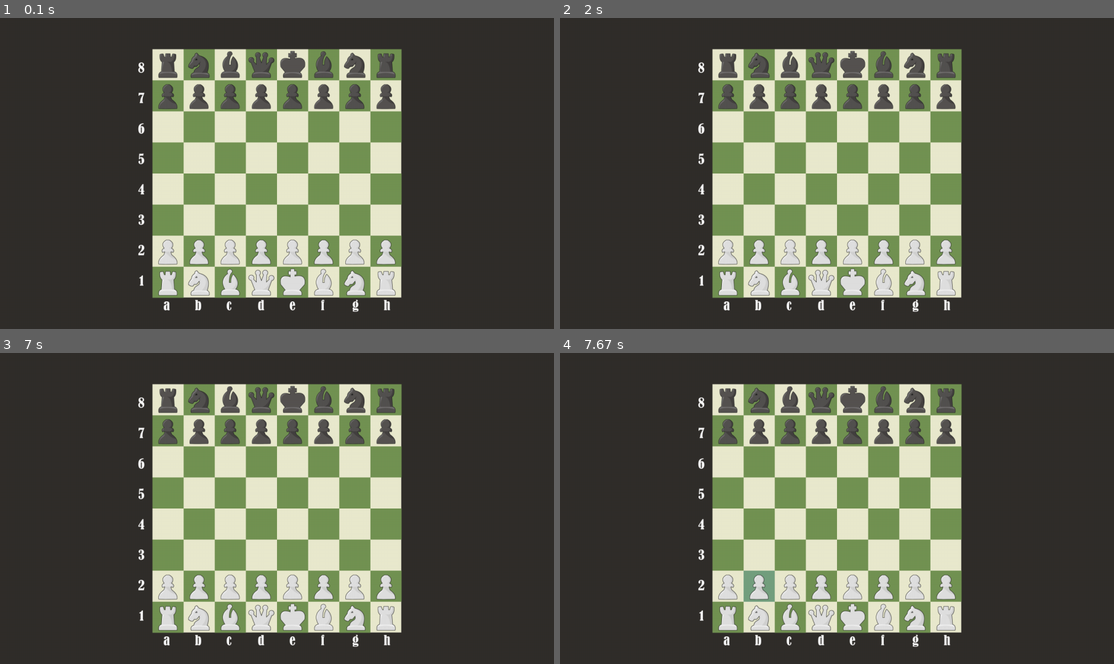
Above: before the commit, frames 1-4 (two rows, left to right).
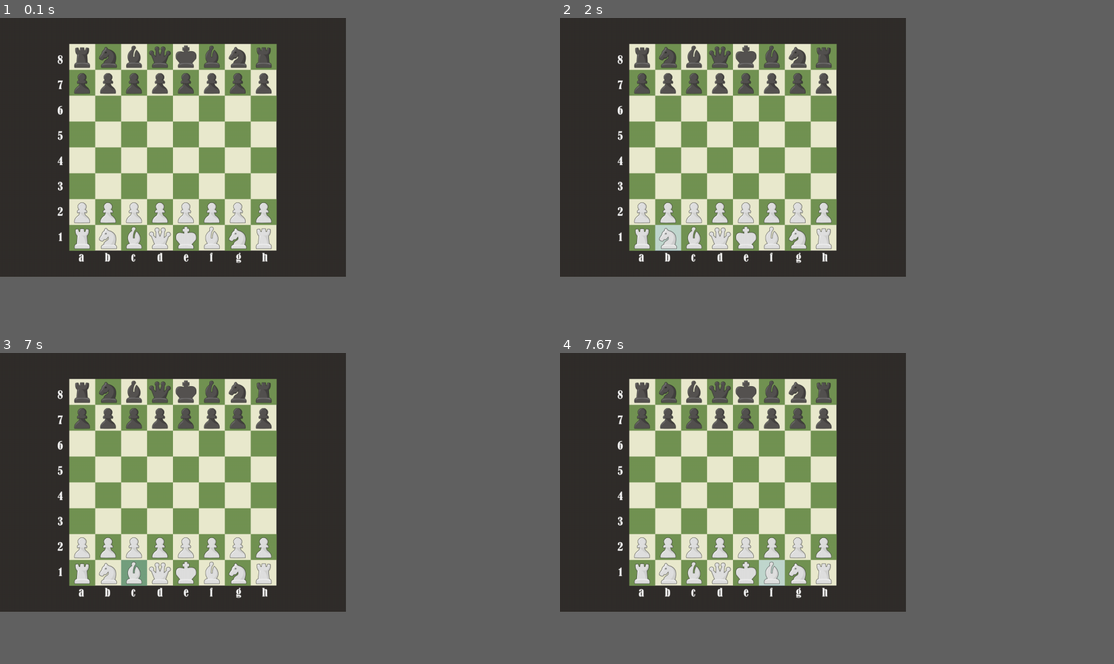
Above: after the commit, the same moments.

Repository: JohnPullmann/ChessPygame
Game: pygame game, started from game.py
Same seed, same stepped clock (60 frames per second), same inputs: the game is played once before the commit and once after it.
Inputs (mouse positions are in pixels of both pictures, inside the frame that each line leads up to):
- Up to frame 1 (0.1 s): no input
- Up to frame 2 (2 s): press the mouse at (731, 148) at 0.37 s; move the mouse to (681, 126) at 0.47 s; release the mouse at (626, 108) at 0.6 s; click (676, 245) at 1.72 s
- Up to frame 3 (7 s): click (188, 405) at 2.05 s; click (204, 536) at 2.38 s; press the mouse at (204, 536) at 2.7 s; move the mouse to (254, 536) at 2.8 s; release the mouse at (299, 533) at 2.93 s; click (149, 424) at 3.05 s; click (127, 580) at 6.88 s
- Up to frame 4 (7.67 s): click (837, 555) at 7.22 s; click (770, 580) at 7.55 s
The window is 900x506 before the commit and 562x421 after it. Grey fills any space a smaller window leaves; there, only what the larger window draws over its background counts as a difference.

The runs differ from the first frame. In frame 1, 41% of the frame differs, in the area x 10-73%, y 8-95%; in frame 2, 41%; in frame 3, 41%; in frame 4, 42%.

Commit message:
Add en passant move - pawn

Diff:
--- a/board.py
+++ b/board.py
@@ -163,20 +163,37 @@
         self.rec.update(*self.coords, self.size, self.size)
 
     def move(self, dest_board_pos, game_board: Board) -> bool:
+        color_col_mult = 1
+        if self.color == "white":
+            color_col_mult = -1
+
         if Board.player_on_turn.color != self.color:
             print(f"You tried to move piece of different color, \nYour color: {Board.player_on_turn.color}, Piece color: {self.color}")
             return False
 
+        attacking = False
         if (dest_board_pos[0], dest_board_pos[1], False) not in self.valid_moves:
             if (dest_board_pos[0], dest_board_pos[1], True) not in self.valid_moves:
-                print(f"Not valid move!\nFROM: {self.board_pos}  TO: {dest_board_pos}\nValid moves: {self.valid_moves}\n")
+                print(f"Not valid move!\nFROM: {self.board_pos}  TO: {dest_board_pos}\nValid moves: {self.valid_moves}")
                 return False
             else:
-                self.attack(dest_board_pos, game_board)
-
+                attacking = True
+
+
+        # ---------------------- Special attacks
+        if self.type == "Pawn" and attacking == False: # en passant move, left and right
+            if dest_board_pos[1] != self.board_pos[1]: #  - test if not normal forward move
+                self.attack((dest_board_pos[0]-color_col_mult, dest_board_pos[1]), game_board)
+                attacking = False
+        if attacking == True:
+            self.attack(dest_board_pos, game_board)
+        # ----------------------
 
         print(f"MOVEMENT, {Board.player_on_turn.name}\nFROM: {self.board_pos}  TO: {dest_board_pos}")
         Board.last_turn = [self.board_pos, dest_board_pos]
+        if self.type in ["King","Rook", "Pawn"]:
+            self.moved = True
+
 
         # Switch player on turn
         if Board.player_on_turn == Board.player1:
@@ -202,8 +219,6 @@
         des_col, des_row = dest_board_pos
         attacked_piece = game_board.board[des_col][des_row]
         game_board.board[des_col][des_row] = None
-        white_pieces = []
-        black_pieces = []
         Board.all_pieces.remove(attacked_piece)
         if attacked_piece.color == "white":
             Board.white_pieces.remove(attacked_piece)
@@ -219,6 +234,7 @@
     def __init__(self, color: str, board_pos: tuple, selected: bool = False):
         super().__init__(color, board_pos, selected)
         self.type = "Pawn"
+        self.moved = False
 
     def validate_moves(self, game_board) -> None:
         # add special move !
@@ -234,8 +250,15 @@
             self.valid_moves.append((now_col+(1*color_col_mult), now_row, False))
 
         if board[now_col+(2*color_col_mult)][now_row] == None and 0 <= now_col+(2*color_col_mult) < 8: # first move two forward
-            if now_col == 1 or now_col == 6:
+            if self.moved == False:
                 self.valid_moves.append((now_col+(2*color_col_mult), now_row, False))
+
+        for direction in [1,-1]: # en passant move, left and right
+            if 0 <= now_col+(1*color_col_mult) < 8 and 0 <= now_row+(direction) < 8 :
+                attacked_pawn = board[now_col][now_row+(direction)]
+                if board[now_col+(1*color_col_mult)][now_row+(direction)] == None and isinstance(attacked_pawn, Pawn):
+                    if Board.last_turn[0] == (now_col+(2*color_col_mult), now_row+(direction)) and Board.last_turn[1] == (now_col, now_row+(direction)):
+                        self.valid_moves.append((now_col+(1*color_col_mult), now_row+(direction), False))
 
         for move_row_mod, move_col_mod in [(1,1), (-1,1)]: # one up diagonal, one left diagonal
             des_col = now_col+(move_col_mod*color_col_mult)
@@ -329,6 +352,7 @@
                       [(0,-1), (0,-2), (0,-3), (0,-4), (0,-5), (0,-6), (0,-7)],
                       [(1,0), (2,0), (3,0), (4,0), (5,0), (6,0), (7,0)],
                       [(-1,0), (-2,0), (-3,0), (-4,0), (-5,0), (-6,0), (-7,0)]]
+        self.moved = False
 
     def validate_moves(self, game_board) -> None:
         board = game_board.board
@@ -364,6 +388,7 @@
         self.type = "King"
         self.endangered = False
         self.moves = [(0,1), (0,-1), (1,0), (-1,0), (1,1), (1,-1), (-1,-1), (-1,1)]
+        self.moved = False
 
     def isEndangered(self) -> bool:
         return self.endangered
--- a/game.py
+++ b/game.py
@@ -9,7 +9,7 @@
 BACKGROUND_COLOR = (49,46,43)
 
 # create window
-WIDTH, HEIGHT = 1280, 720
+WIDTH, HEIGHT = 800, 600
 pygame.display.set_caption("Chess")
 
 
@@ -24,7 +24,6 @@
 
 
 board_color = "board2"
-
 
 def draw() -> None:
     WINDOW.fill(BACKGROUND_COLOR)
@@ -114,11 +113,11 @@
                 #print(f"Piece drop position: {sel_piece_board_pos}")
                 pass
             else:
-                print(f"Piece drop to its old position")
+                print(f"Piece drop to its old position\n")
                 Board.selected_piece.coords = board_pos_to_coords(Board.selected_piece.board_pos)
                 Board.holding_piece = None
         else:
-            print(f"Piece drop to its old position")
+            print(f"Piece drop to its old position\n")
             Board.selected_piece.coords = board_pos_to_coords(Board.selected_piece.board_pos)
             Board.holding_piece = None
 
@@ -196,3 +195,39 @@
 if __name__ == "__main__":
     main()
     pygame.quit()
+
+
+##TODO##
+# Implement:
+# - castling - king move
+# - king not being able to move to dangerous positions
+# - change piece type when pawn moves to end of board
+# - check - king must move to save when endangered
+# - chessmate - ending of game
+# - draw - ending of game
+# - surrender - ending of game
+# - reseting of game
+# - chosing name and color
+
+# player vs player
+# - on one device
+# -- switching showing of board
+# - localy on two devices
+# -- surrender when someone quits
+
+#/ player vs computer
+
+# Menu
+# - local play PvP
+# - fullscreen and scale window switching
+# - changing styles
+
+# implement info around board
+# - name, entering a name
+#/ - score
+
+# On website watching matches
+
+# moving board.py to some dictionary
+
+# improving readme
